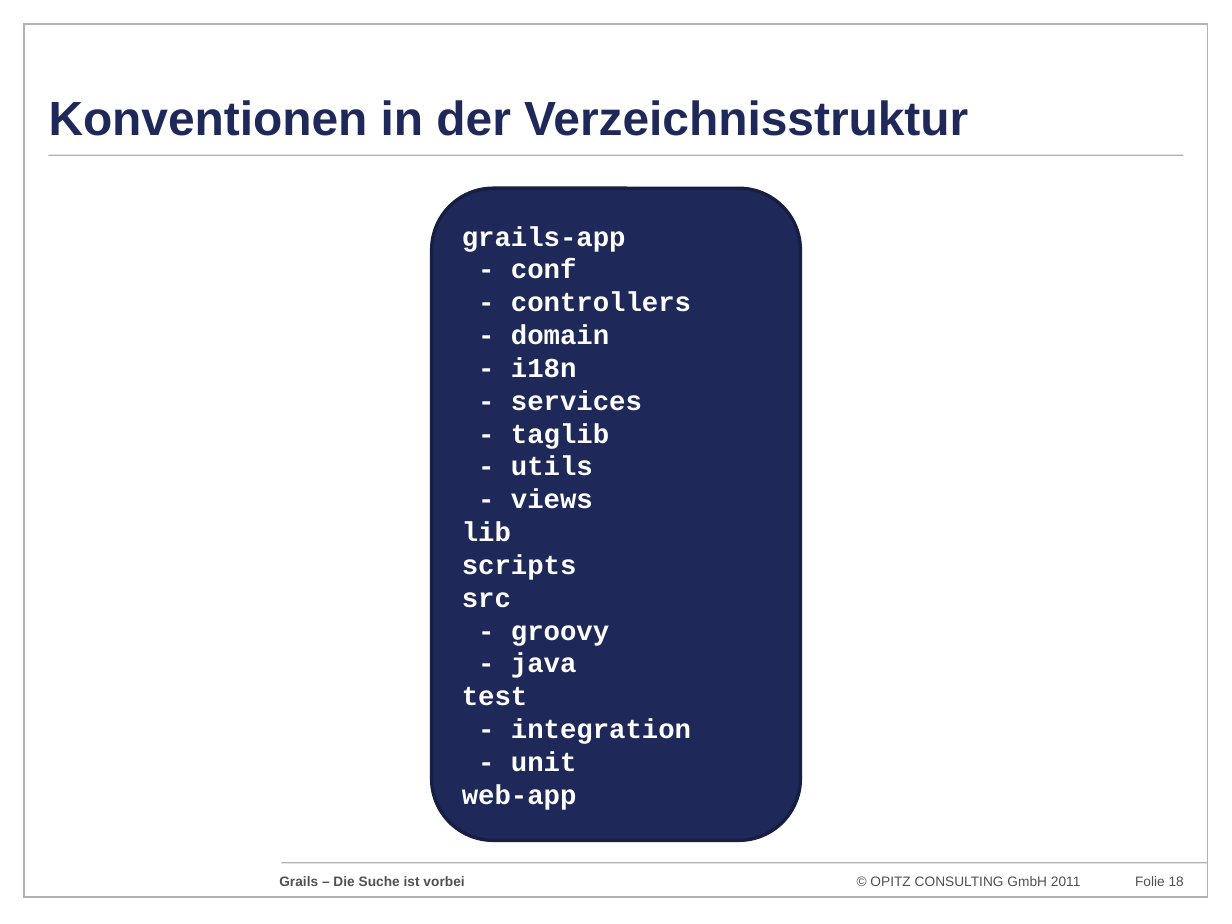
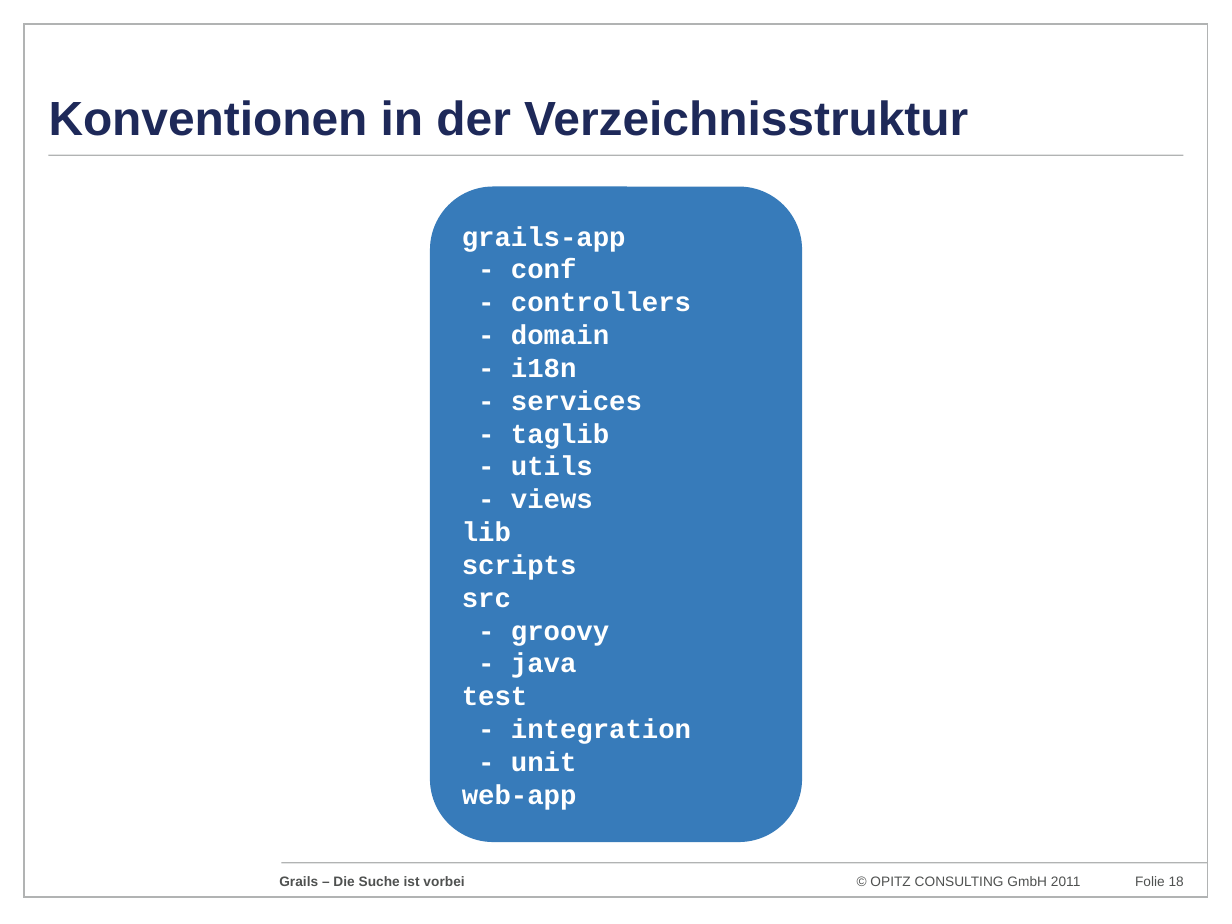
Before and after one commit to codescape/presentations, a slide deck: slide 18 of grails-die-suche-ist-vorbei/grails-doagkonferenz-2011.pptx. Drawn at 1232x924 pixels with LibreOffice and Linux fonts; fonts in the diff are those of the drawing; background and template pictures are left out. Boxes give left, top, right and bottom in pixels: in the first picture for what was removed or moved away, otherwise in the second. Text is boxed around its words. In the diff, an @@ line names an element or a change of style, - is before the commit and + after.

```diff
--- a/grails-die-suche-ist-vorbei/grails-doagkonferenz-2011.pptx
+++ b/grails-die-suche-ist-vorbei/grails-doagkonferenz-2011.pptx
@@ rounded rectangle "grails-app" at [431, 188, 800, 840]: fill #1E2959 to #377BBA; outline #161E42 2 pt to #377BBA 2 pt @@
```
Also in this commit, not shown: 12 other slides changed.
